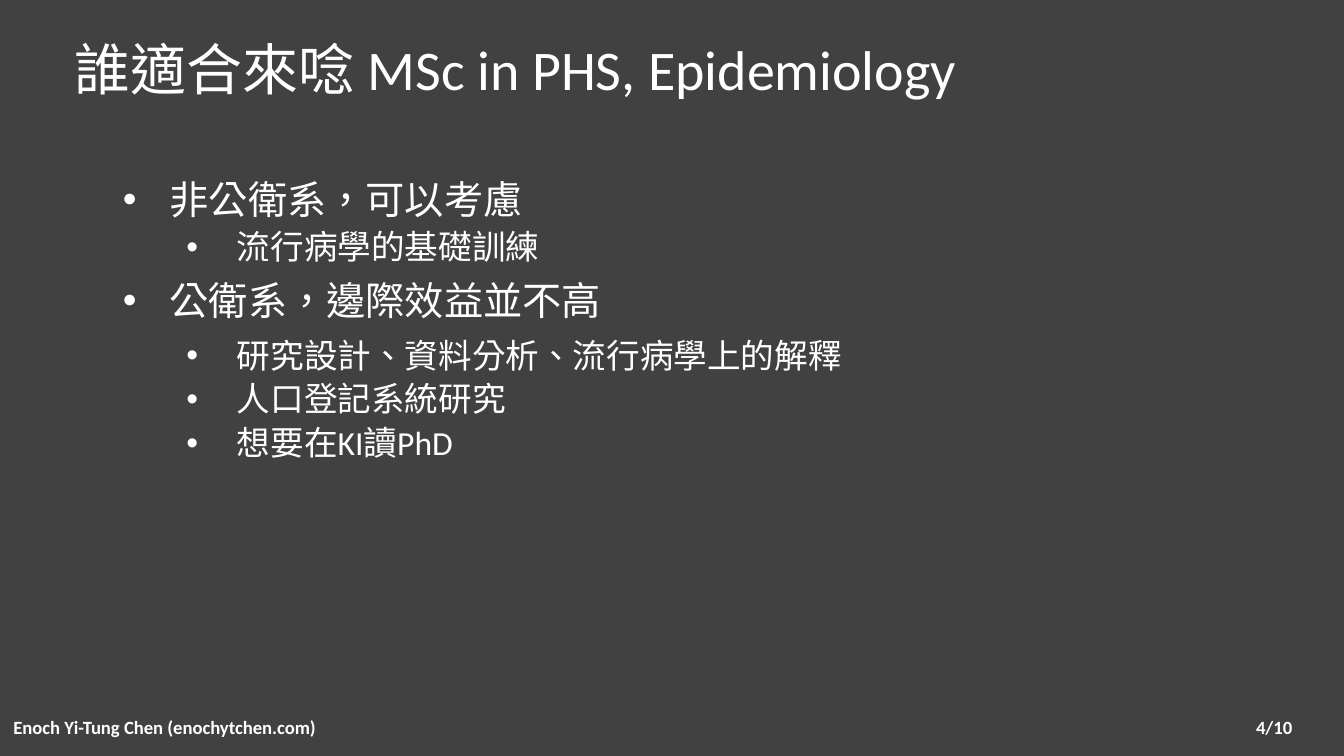
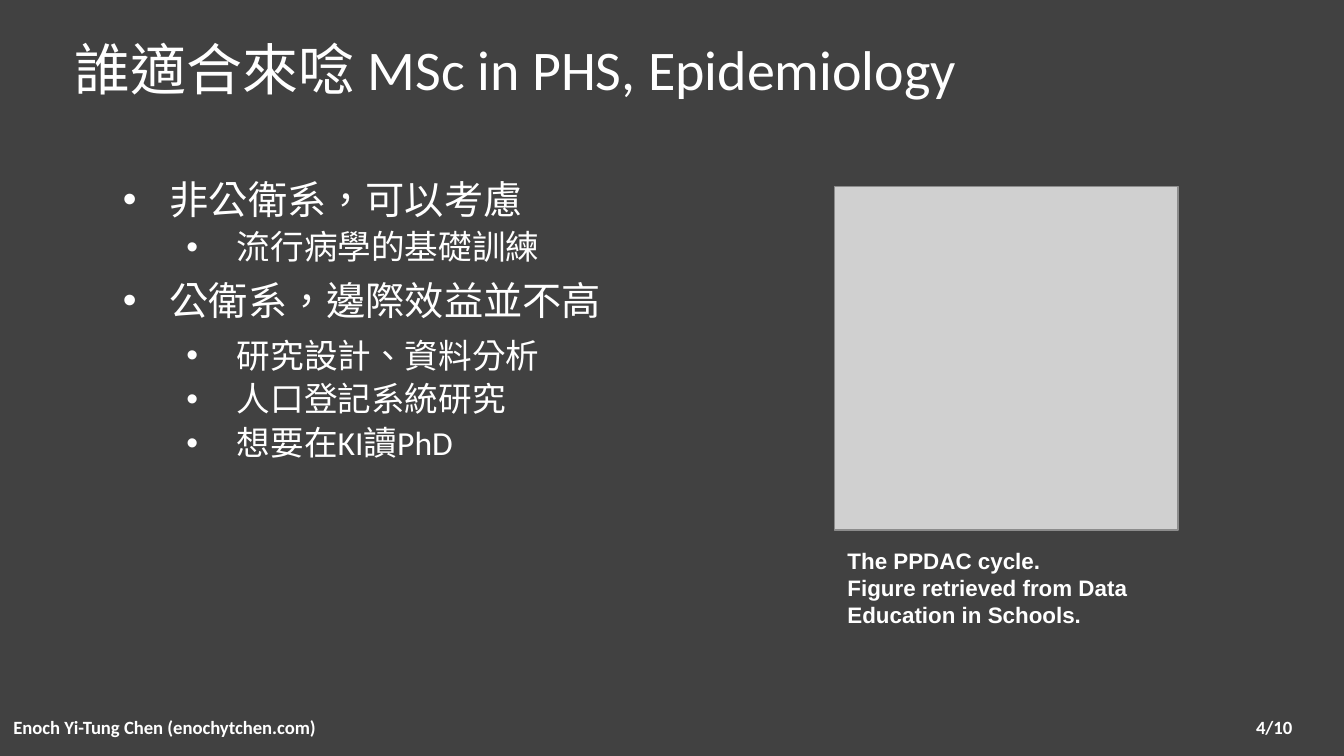
Before and after one commit to enochytchen/enochytchen.github.io, a slide deck: slide 4 of talk/tmu_20210318/TMU_20210318.pptx. Drawn at 1344x756 pixels with LibreOffice and Linux fonts; fonts in the diff are those of the drawing; grey boxes stand for pictures. Boxes give left, top, right and bottom in pixels: in the first picture for what was removed or moved away, otherwise in the second. Text is boxed around its words. In the diff, an @@ line names an element or a change of style, - is before the commit and + after.

```diff
--- a/talk/tmu_20210318/TMU_20210318.pptx
+++ b/talk/tmu_20210318/TMU_20210318.pptx
@@ picture added at <box>835,187,1179,531</box> @@
@@ text at <box>237,340,539,371</box>: text changed @@
-  • 研究設計、資料分析、流行病學上的解釋
+  • 研究設計、資料分析
@@ text added at <box>847,552,1126,623</box>, 12 pt, text #FFFFFF, bold @@
+The PPDAC cycle.
+Figure retrieved from Data Education in Schools.
```
Also in this commit, not shown: 2 other slides changed, 7 other files.
